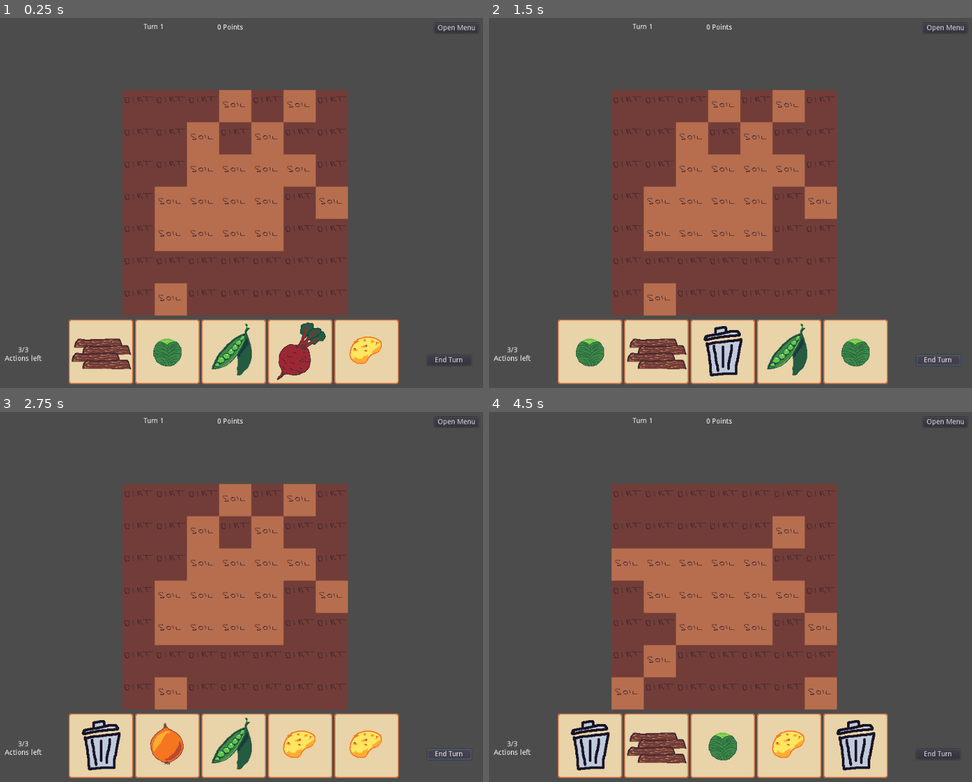
Above: before the commit, frames 1-4 (two rows, left to right).
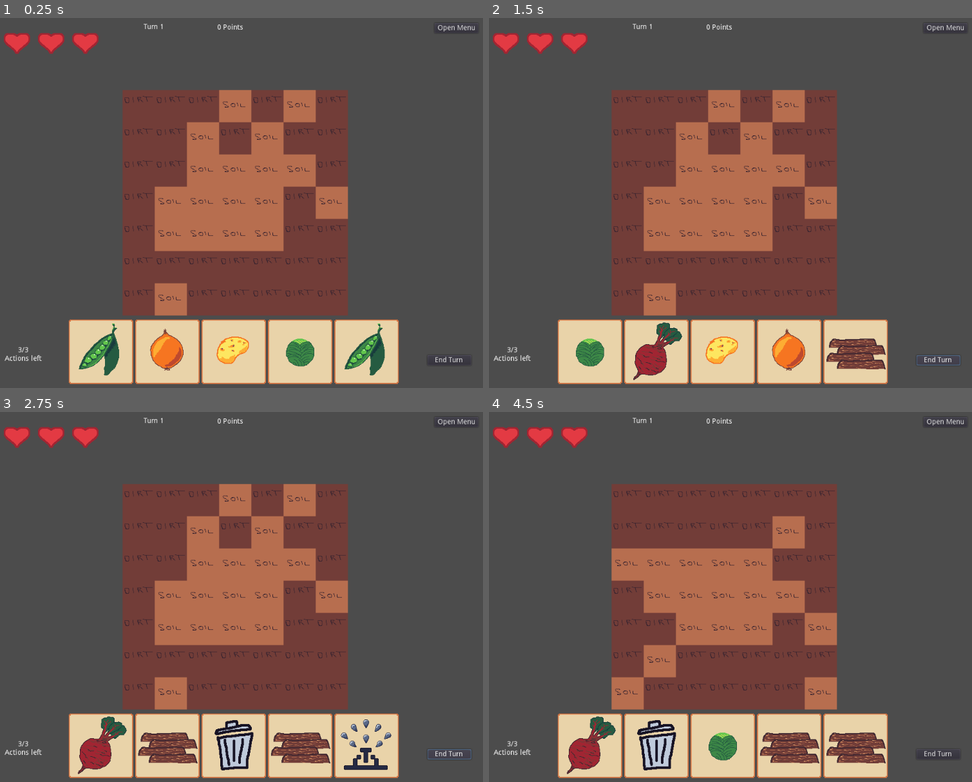
Above: after the commit, the same moments.

Repository: Rellikiox/Harvest-Season
Game: Godot game, scene res://Game.tscn
Same seed, same stepped clock (60 frames per second), same inputs: the game is played once before the commit and once after it.
Inputs (mouse positions are in pixels of both pictures, inside the frame that each line leads up to):
- Up to frame 1 (0.25 s): no input
- Up to frame 2 (1.5 s): click "Open Menu" at 0.5 s; click "End Turn" at 1.25 s
- Up to frame 3 (2.75 s): click "End Turn" at 2 s
- Up to frame 4 (4.5 s): click "End Turn" at 2.75 s; tap Enter at 3.5 s; move the mouse to (836, 578) at 3.52 s; press the mouse at (836, 578) at 3.53 s; tap R (restart) at 4.25 s; move the mouse to (619, 615) at 4.27 s; release the mouse at (619, 615) at 4.28 s; click (619, 615) at 4.35 s

The runs differ from the first frame. In frame 1, 4.1% of the frame differs, in the area x 0-80%, y 4-98%; in frame 2, 4.1%; in frame 3, 5.0%, in the area x 0-82%, y 4-98%; in frame 4, 4.8%.

Commit message:
Add lives, refactor UI
- Add lives:
-- When a crop dies you lose a life
-- When lives drop to zero you lose
- Move UI code to parent CanvasLayer for tidyness

Diff:
--- a/Effects.gd
+++ b/Effects.gd
@@ -1,4 +1,6 @@
 extends TileMap
+
+signal crop_death
 
 var WaterTiles = [Global.EffectsEnum.WATER_1, Global.EffectsEnum.WATER_2, Global.EffectsEnum.WATER_3]
 var water_offsets = [
@@ -15,4 +17,7 @@
 func decrease_water(cell):
 	var current_level = get_cellv(cell)
 	if current_level > Global.EffectsEnum.DEAD:
-		set_cellv(cell, current_level - 1)
+		var new_level = current_level - 1
+		set_cellv(cell, new_level)
+		if new_level == Global.EffectsEnum.DEAD:
+			emit_signal('crop_death')
--- a/Game.gd
+++ b/Game.gd
@@ -10,16 +10,17 @@
 # Engine Callbacks
 
 func _ready():
-	$UI/UI.connect('drag_position', self, '_on_card_drag')
-	$UI/UI.connect('drop_position', self, '_on_card_drop')
-	$UI/UI.connect('end_turn_button', $TurnManager, 'end_turn')
+	$UI.connect('drag_position', self, '_on_card_drag')
+	$UI.connect('drop_position', self, '_on_card_drop')
+	$UI.connect('end_turn_button', $TurnManager, 'end_turn')
+	$Ground/Effects.connect('crop_death', $TurnManager, '_on_crop_death')
 
 	init_tilemaps()
-	$TurnManager.init(self, $UI/UI)
+	$TurnManager.init(self, $UI)
 
 
 func _physics_process(delta):
-	$UI/UI/Points.text = '%d Points' % calculate_points()
+	$UI.set_points(calculate_points())
 	highlight_crops()
 
 
--- a/cards/DeckManager.gd
+++ b/cards/DeckManager.gd
@@ -4,26 +4,18 @@
 var deck = [
 	Global.CardEnum.PLANT_BEET,
 	Global.CardEnum.PLANT_BEET,
-	Global.CardEnum.PLANT_BEET,
-	Global.CardEnum.PLANT_PEAS,
 	Global.CardEnum.PLANT_PEAS,
 	Global.CardEnum.PLANT_PEAS,
 	Global.CardEnum.PLANT_CABBAGE,
 	Global.CardEnum.PLANT_CABBAGE,
-	Global.CardEnum.PLANT_CABBAGE,
-	Global.CardEnum.PLANT_ONION,
 	Global.CardEnum.PLANT_ONION,
 	Global.CardEnum.PLANT_ONION,
 	Global.CardEnum.PLANT_POTATO,
 	Global.CardEnum.PLANT_POTATO,
-	Global.CardEnum.PLANT_POTATO,
-	Global.CardEnum.PLACE_SPRINKLER,
 	Global.CardEnum.PLACE_SPRINKLER,
 	Global.CardEnum.DIG_GROUND,
 	Global.CardEnum.DIG_GROUND,
 	Global.CardEnum.DIG_GROUND,
-	Global.CardEnum.DELETE_TILE,
-	Global.CardEnum.DELETE_TILE,
 	Global.CardEnum.DELETE_TILE
 ]
 
--- a/cards/TurnManager.gd
+++ b/cards/TurnManager.gd
@@ -3,15 +3,18 @@
 var DeckManager = preload('res://cards/DeckManager.gd')
 
 export (int) var ACTIONS_PER_TURN = 3
+export (int) var MAX_LIVES = 3
 
 var Game = null
 var UI = null
 var Deck = null
 
 var actions_left = 0
+var lives_left = 0
 
 
 func init(_game, _ui):
+	lives_left = MAX_LIVES
 	Game = _game
 	UI = _ui
 	Deck = DeckManager.new()
@@ -42,3 +45,14 @@
 func trigger_turn_start():
 	var new_cards = Deck.draw_cards(5)
 	UI.set_cards(new_cards)
+
+
+func _on_crop_death():
+	lives_left -= 1
+	UI.set_n_lives(lives_left)
+	if lives_left <= 0:
+		trigger_game_over()
+
+
+func trigger_game_over():
+	pass
--- /dev/null
+++ b/ui/Game_UI.gd
@@ -0,0 +1,70 @@
+extends CanvasLayer
+
+var UICard = preload('res://ui/Card.tscn')
+
+var HeartFull = preload('res://assets/heart-full.png')
+var HeartEmpty = preload('res://assets/heart-empty.png')
+
+signal drag_position
+signal drop_position
+
+signal end_turn_button
+
+
+func _ready():
+	HUD_init()
+	Gameover_init()
+
+
+# HUD
+
+func HUD_init():
+	$HUD.visible = true
+	discard_cards()
+
+
+func set_points(points):
+	$HUD/Points.text = '%d Points' % points
+
+
+func set_actions(left, total):
+	$HUD/Actions.text = '%d/%d\nActions left' % [left, total]
+
+
+func discard_cards():
+	for card in $HUD/CardContainer.get_children():
+		card.queue_free()
+
+
+func discard_card(card):
+	for ui_card in $HUD/CardContainer.get_children():
+		if ui_card.card == card:
+			ui_card.queue_free()
+
+
+func set_cards(new_cards):
+	for card in new_cards:
+		var ui_card = UICard.instance()
+		ui_card.card_type = card
+		$HUD/CardContainer.add_child(ui_card)
+
+
+func disable_cards():
+	for card in $HUD/CardContainer.get_children():
+		card.enable_interactions(false)
+
+
+func _on_End_Turn_pressed():
+	emit_signal('end_turn_button')
+
+
+func set_n_lives(n_lives):
+	for idx in range($HUD/LivesContainer.get_child_count()):
+		var heart = $HUD/LivesContainer.get_child(idx)
+		heart.texture = HeartFull if idx + 1 <= n_lives else HeartEmpty
+
+
+# Gameover
+
+func Gameover_init():
+	$Gameover.visible = false
--- a/ui/Game_UI.tscn
+++ b/ui/Game_UI.tscn
@@ -1,11 +1,14 @@
-[gd_scene load_steps=3 format=2]
+[gd_scene load_steps=5 format=2]
 
 [ext_resource path="res://ui/Card.tscn" type="PackedScene" id=1]
-[ext_resource path="res://ui/UI.gd" type="Script" id=2]
+[ext_resource path="res://ui/HUD.gd" type="Script" id=2]
+[ext_resource path="res://assets/heart-full.png" type="Texture" id=3]
+[ext_resource path="res://ui/Game_UI.gd" type="Script" id=4]
 
-[node name="CanvasLayer" type="CanvasLayer"]
+[node name="Game_UI" type="CanvasLayer"]
+script = ExtResource( 4 )
 
-[node name="UI" type="Control" parent="."]
+[node name="HUD" type="Control" parent="."]
 anchor_right = 1.0
 anchor_bottom = 1.0
 script = ExtResource( 2 )
@@ -13,7 +16,7 @@
 "_edit_use_anchors_": false
 }
 
-[node name="CardContainer" type="HBoxContainer" parent="UI"]
+[node name="CardContainer" type="HBoxContainer" parent="HUD"]
 anchor_left = 0.5
 anchor_top = 1.0
 anchor_right = 0.5
@@ -28,36 +31,36 @@
 "_edit_use_anchors_": false
 }
 
-[node name="Card" parent="UI/CardContainer" instance=ExtResource( 1 )]
+[node name="Card" parent="HUD/CardContainer" instance=ExtResource( 1 )]
 margin_right = 128.0
 margin_bottom = 128.0
 card_type = 5
 
-[node name="Card2" parent="UI/CardContainer" instance=ExtResource( 1 )]
+[node name="Card2" parent="HUD/CardContainer" instance=ExtResource( 1 )]
 margin_left = 132.0
 margin_right = 260.0
 margin_bottom = 128.0
 card_type = 3
 
-[node name="Card3" parent="UI/CardContainer" instance=ExtResource( 1 )]
+[node name="Card3" parent="HUD/CardContainer" instance=ExtResource( 1 )]
 margin_left = 264.0
 margin_right = 392.0
 margin_bottom = 128.0
 card_type = 1
 
-[node name="Card4" parent="UI/CardContainer" instance=ExtResource( 1 )]
+[node name="Card4" parent="HUD/CardContainer" instance=ExtResource( 1 )]
 margin_left = 396.0
 margin_right = 524.0
 margin_bottom = 128.0
 card_type = 2
 
-[node name="Card5" parent="UI/CardContainer" instance=ExtResource( 1 )]
+[node name="Card5" parent="HUD/CardContainer" instance=ExtResource( 1 )]
 margin_left = 528.0
 margin_right = 656.0
 margin_bottom = 128.0
 card_type = 4
 
-[node name="Open Menu" type="Button" parent="UI"]
+[node name="Open Menu" type="Button" parent="HUD"]
 anchor_left = 1.0
 anchor_right = 1.0
 margin_left = -112.775
@@ -66,7 +69,7 @@
 margin_bottom = 38.6157
 text = "Open Menu"
 
-[node name="End Turn" type="Button" parent="UI"]
+[node name="End Turn" type="Button" parent="HUD"]
 anchor_left = 1.0
 anchor_top = 1.0
 anchor_right = 1.0
@@ -80,7 +83,7 @@
 "_edit_use_anchors_": false
 }
 
-[node name="Actions" type="Label" parent="UI"]
+[node name="Actions" type="Label" parent="HUD"]
 anchor_top = 1.0
 anchor_bottom = 1.0
 margin_left = 57.2789
@@ -91,7 +94,7 @@
 Actions left"
 align = 1
 
-[node name="Points" type="Label" parent="UI"]
+[node name="Points" type="Label" parent="HUD"]
 anchor_left = 0.5
 anchor_right = 0.5
 margin_left = -32.568
@@ -100,7 +103,7 @@
 margin_bottom = 35.4796
 text = "999 Points"
 
-[node name="Turns" type="Label" parent="UI"]
+[node name="Turns" type="Label" parent="HUD"]
 anchor_left = 0.5
 anchor_right = 0.5
 margin_left = -178.949
@@ -111,4 +114,34 @@
 __meta__ = {
 "_edit_use_anchors_": false
 }
-[connection signal="pressed" from="UI/End Turn" to="UI" method="_on_End_Turn_pressed"]
+
+[node name="LivesContainer" type="HBoxContainer" parent="HUD"]
+margin_left = 49.6849
+margin_top = 25.2497
+margin_right = 249.685
+margin_bottom = 89.2497
+
+[node name="Heart" type="TextureRect" parent="HUD/LivesContainer"]
+margin_right = 64.0
+margin_bottom = 64.0
+texture = ExtResource( 3 )
+
+[node name="Heart2" type="TextureRect" parent="HUD/LivesContainer"]
+margin_left = 68.0
+margin_right = 132.0
+margin_bottom = 64.0
+texture = ExtResource( 3 )
+
+[node name="Heart3" type="TextureRect" parent="HUD/LivesContainer"]
+margin_left = 136.0
+margin_right = 200.0
+margin_bottom = 64.0
+texture = ExtResource( 3 )
+
+[node name="Gameover" type="Control" parent="."]
+margin_right = 40.0
+margin_bottom = 40.0
+__meta__ = {
+"_edit_use_anchors_": false
+}
+[connection signal="pressed" from="HUD/End Turn" to="." method="_on_End_Turn_pressed"]
--- /dev/null
+++ b/ui/HUD.gd
@@ -0,0 +1,12 @@
+extends Control
+
+onready var UI = get_parent()
+
+
+func can_drop_data(_position, data):
+	UI.emit_signal("drag_position", _position, data)
+	return true
+
+
+func drop_data(_position, data):
+	UI.emit_signal("drop_position", _position, data)
--- a/ui/UI.gd
+++ /dev/null
@@ -1,52 +0,0 @@
-extends Control
-
-var UICard = preload('res://ui/Card.tscn')
-
-signal drag_position
-signal drop_position
-
-signal end_turn_button
-
-
-func _ready():
-	discard_cards()
-
-
-func set_actions(left, total):
-	$Actions.text = '%d/%d\nActions left' % [left, total]
-
-
-func discard_cards():
-	for card in $CardContainer.get_children():
-		card.queue_free()
-
-
-func discard_card(card):
-	for ui_card in $CardContainer.get_children():
-		if ui_card.card == card:
-			ui_card.queue_free()
-
-
-func set_cards(new_cards):
-	for card in new_cards:
-		var ui_card = UICard.instance()
-		ui_card.card_type = card
-		$CardContainer.add_child(ui_card)
-
-
-func disable_cards():
-	for card in $CardContainer.get_children():
-		card.enable_interactions(false)
-
-
-func can_drop_data(_position, data):
-	emit_signal("drag_position", _position, data)
-	return true
-
-
-func drop_data(_position, data):
-	emit_signal("drop_position", _position, data)
-
-
-func _on_End_Turn_pressed():
-	emit_signal('end_turn_button')
Binary file added: assets/Farming - LD46 _ Trello_files/30.png
Not shown, added: assets/Farming - LD46 _ Trello_files/30.png.import
Binary file added: assets/Farming - LD46 _ Trello_files/50.png
Not shown, added: assets/Farming - LD46 _ Trello_files/50.png.import
Not shown, added: assets/empty-heart.png.import
Not shown, added: assets/full-heart.png.import
Binary file added: assets/heart-empty.png
Not shown, added: assets/heart-empty.png.import
Binary file added: assets/heart-full.png
Not shown, added: assets/heart-full.png.import
Binary file added: assets/heart.aseprite
Not shown, added: assets/Farming - LD46 _ Trello.html
(and 36 more such lines)
